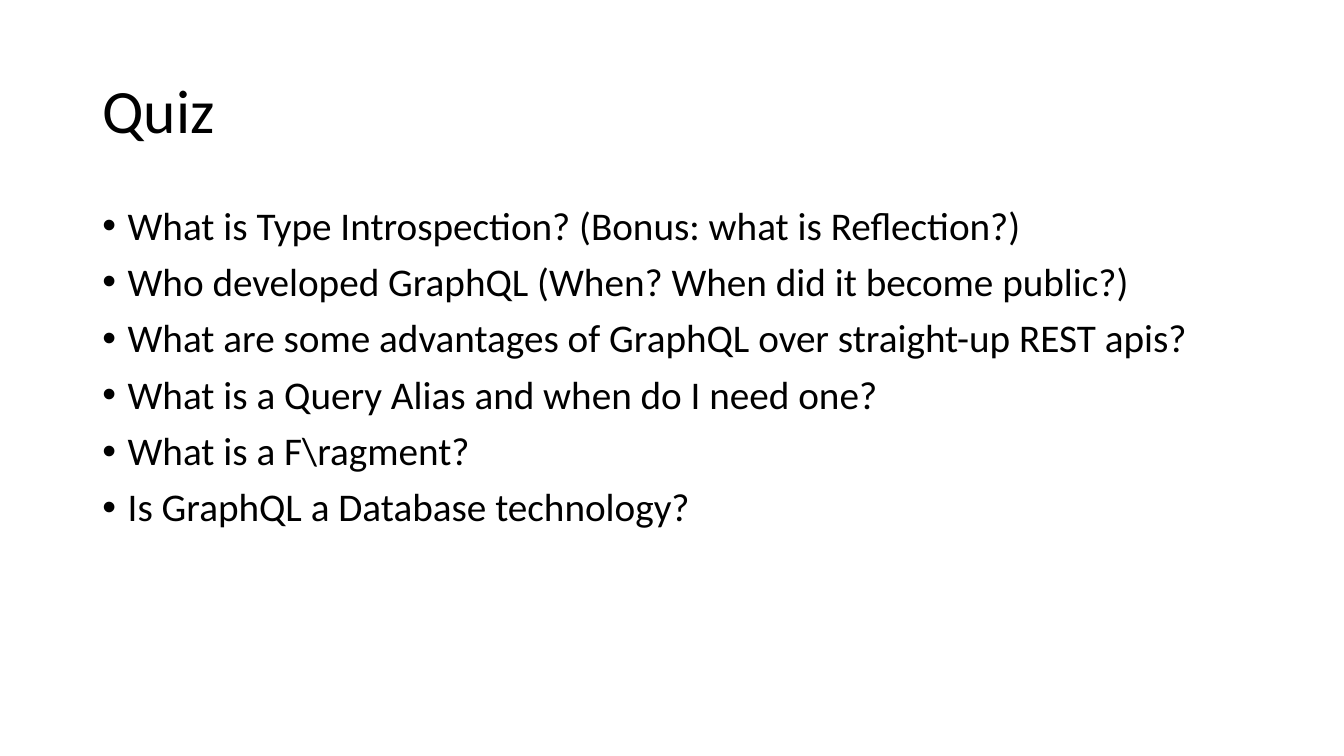
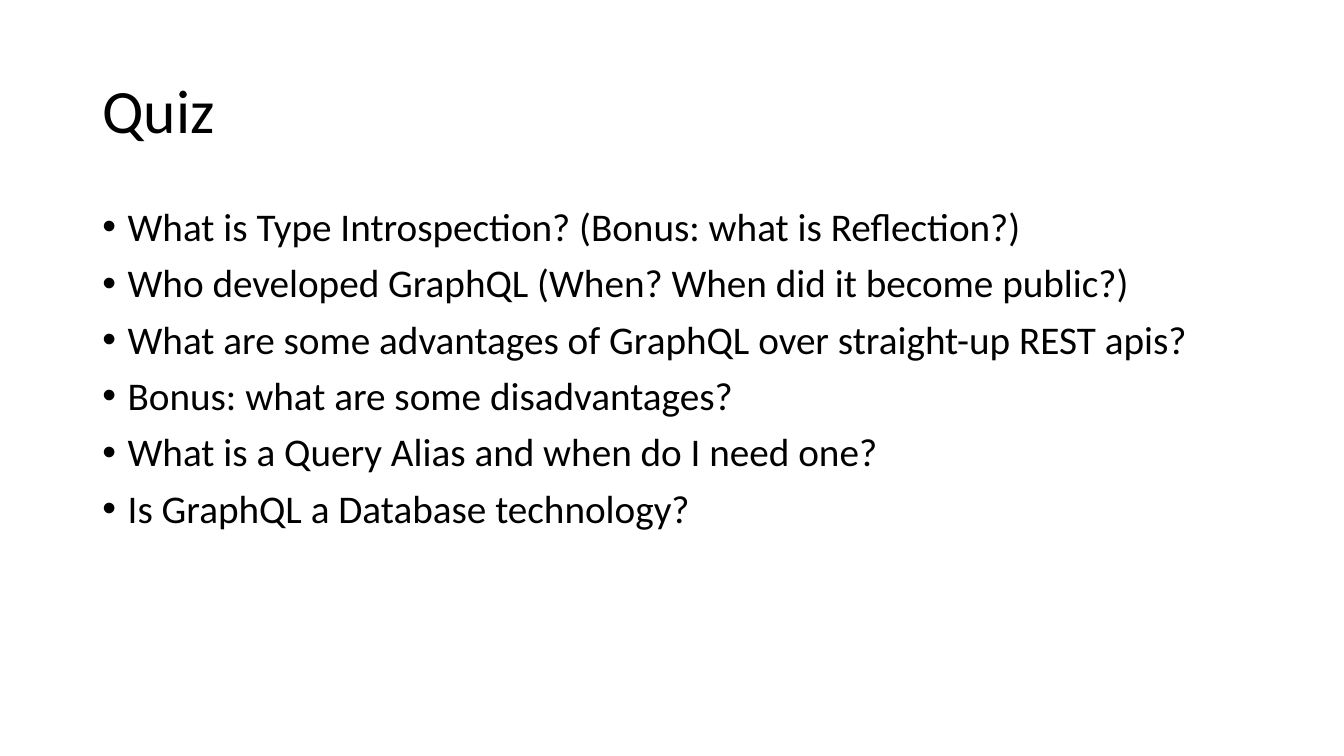
Before and after one commit to AlanCramer/BostonRestaurantInspections, a slide deck: slide 14 of Wormhole.pptx. Drawn at 1344x756 pixels with LibreOffice and Linux fonts; fonts in the diff are those of the drawing. Boxes give left, top, right and bottom in pixels: in the first picture for what was removed or moved away, otherwise in the second. Text is boxed around its words. In the diff, an @@ line names an element or a change of style, - is before the commit and + after.

```diff
--- a/Wormhole.pptx
+++ b/Wormhole.pptx
@@ text at <box>128,382,733,417</box>: paragraph added @@
+• Bonus: what are some disadvantages?
@@ text at <box>128,437,469,472</box>: paragraph removed @@
-• What is a F\ragment?
```
Also in this commit, not shown: 2 other files.
